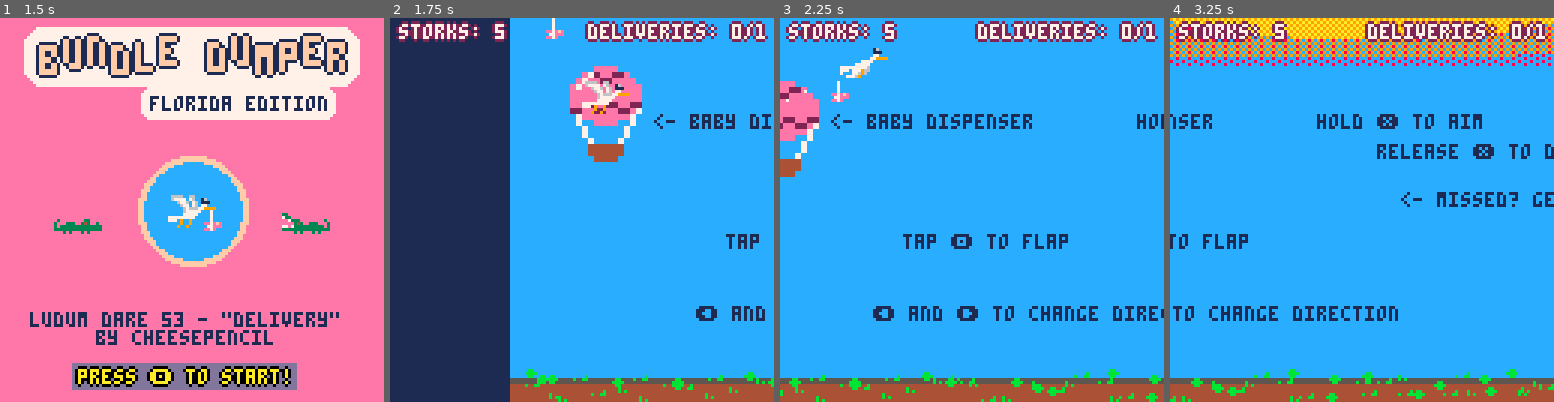
Above: before the commit, frames 1-4 (left to right).
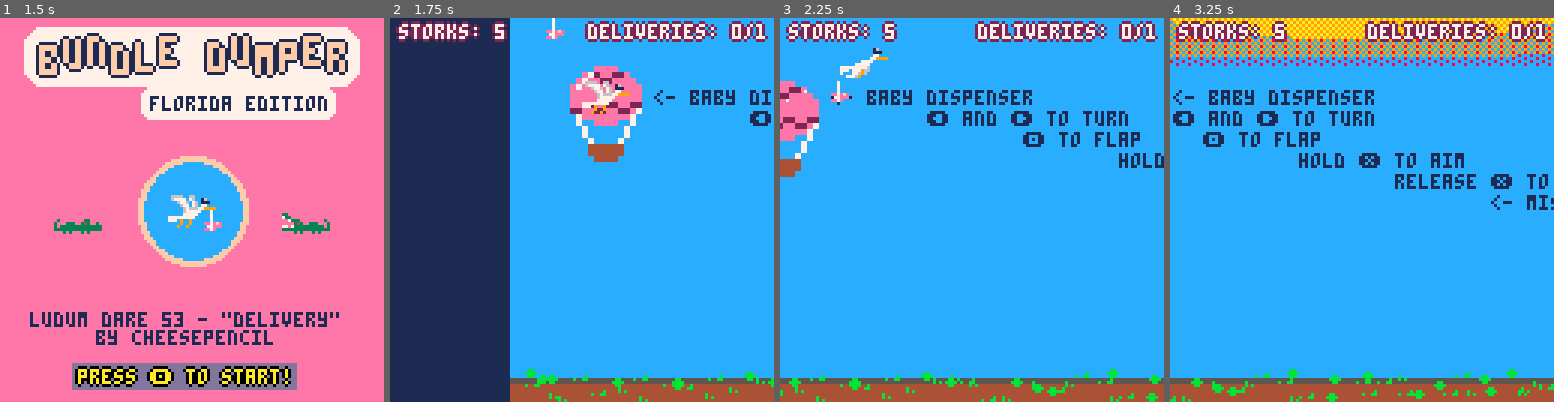
Above: after the commit, the same moments.

Repository: cheesepencil/ld53
Game: PICO-8 cartridge ld53.p8
Same seed, same stepped clock (60 frames per second), same inputs: the game is played once before the commit and once after it.
Inputs:
- Up to frame 1 (1.5 s): tap X (X key) at 0.33, 1.07 s; tap O (Z key) at 0.7 s
- Up to frame 2 (1.75 s): hold Right from 1.6 s (still down); tap O (Z key) at 1.7 s
- Up to frame 3 (2.25 s): tap X (X key) at 1.85 s; release Right at 2.1 s; tap O (Z key) at 2.1 s; hold Up from 2.15 s (still down)
- Up to frame 4 (3.25 s): release Up at 2.42 s; hold Right 2.47-3.03 s; tap O (Z key) at 2.5, 2.9 s; tap X (X key) at 2.97 s; hold Left from 3.08 s (still down)

Frame 1 is identical in both runs. In frame 2, 1.5% of the frame differs, in the area x 68-100%, y 18-79%; in frame 3, 4.8%; in frame 4, 6.8%, in the area x 0-100%, y 18-79%.

Commit message:
tutorial cleanup

Diff:
--- a/01_tutorial.lua
+++ b/01_tutorial.lua
@@ -25,5 +25,7 @@
         })
     }
 
+    scene.tutorial = make_tutorial_text(scene.cam)
+
     return scene
 end
--- a/ld53.p8
+++ b/ld53.p8
@@ -1,6 +1,7 @@
 pico-8 cartridge // http://www.pico-8.com
 version 41
 __lua__
+#include tutorial_text.lua
 #include puff.lua
 #include redhat.lua
 #include sun.lua
@@ -43,21 +44,21 @@
 0000000000000000000000000000000000000b0000bbbb0033333333333333330747474744999470000004444440000050000000000000000000001101100000
 000000000000000000000000000000000b00bb00000bb0000003030003030000074747474499947000000044440000005000000000000000000000ff0ff00000
 00000000000000000000000000000000000000000000000000000000000000000000000000000000000000000000000000000000000000000000000000000000
-00000000000000000000000000000000000000000000000000000000000000000000000000000000000000000000000000000000000000000000000000000000
-00000000000000000000000000000000000000000000000000000000000000000000000000000000000000000000000000000000000000000000000000000000
-00000000000000000000000000000000000000000000000000000000000000000000000000000000000000000000000000000000000000000000000000000000
-00000000000000000000000000000000000000000000000000000000000000000000000000000000000000000000000000000000000000000000000000000000
-00000000000000000000000000000000000000000000000000000000000000000000000000000000000000000000000000000000000000000000000000000000
-00000000000000000000000000000000000000000000000000000000000000000000000000000000000000000000000000000000000000000000000000000000
-00000000000000000000000000000000000000000000000000000000000000000000000000000000000000000000000000000000000000000000000000000000
-00000000000000000000000000000000000000000000000000000000000000000000000000000000000000000000000000000000000000000000000000000000
-00000000000000000000000000000000000000000000000000000000000000000000000000000000000000000000000000000000000000000000000000000000
-00000000000000000000000000000000000000000000000000000000000000000000000000000000000000000000000000000000000000000000000000000000
-00000000000000000000000000000000000000000000000000000000000000000000000000000000000000000000000000000000000000000000000000000000
-00000000000000000000000000000000000000000000000000000000000000000000000000000000000000000000000000000000000000000000000000000000
-00000000000000000000000000000000000000000000000000000000000000000000000000000000000000000000000000000000000000000000000000000000
-00000000000000000000000000000000000000000000000000000000000000000000000000000000000000000000000000000000000000000000000000000000
-00000000000000000000000000000000000000000000000000000000000000000000000000000000000000000000000000000000000000000000000000000000
+000bb333333b00000000000000000000000000000000000000000000000000000000000000000000000000000000000000000000000000000000000000000000
+000000bb3333bb300000000000000000000000000000000000000000000000000000000000000000000000000000000000000000000000000000000000000000
+0000bb33434333000000000000000000000000000000000000000000000000000000000000000000000000000000000000000000000000000000000000000000
+000b3300440003330000000000000000000000000000000000000000000000000000000000000000000000000000000000000000000000000000000000000000
+0bb00000940000000000000000000000000000000000000000000000000000000000000000000000000000000000000000000000000000000000000000000000
+00000000940000000000000000000000000000000000000000000000000000000000000000000000000000000000000000000000000000000000000000000000
+00000009400000000000000000000000000000000000000000000000000000000000000000000000000000000000000000000000000000000000000000000000
+00000009400000000000000000000000000000000000000000000000000000000000000000000000000000000000000000000000000000000000000000000000
+00000094000000000000000000000000000000000000000000000000000000000000000000000000000000000000000000000000000000000000000000000000
+00000094000000000000000000000000000000000000000000000000000000000000000000000000000000000000000000000000000000000000000000000000
+00000094000000000000000000000000000000000000000000000000000000000000000000000000000000000000000000000000000000000000000000000000
+00000994000000000000000000000000000000000000000000000000000000000000000000000000000000000000000000000000000000000000000000000000
+00000994400000000000000000000000000000000000000000000000000000000000000000000000000000000000000000000000000000000000000000000000
+00009999440000000000000000000000000000000000000000000000000000000000000000000000000000000000000000000000000000000000000000000000
+00000044000000000000000000000000000000000000000000000000000000000000000000000000000000000000000000000000000000000000000000000000
 00000000000000000000000000000000000000000000000000000000000000000000000000000000000000000000000000000000000000000000000000000000
 00000000000000000000000000000000000000000000000000000000000000000000000000000000000000000000000000000000000000000000000000000000
 00000000000000000000000000000000000000000000000000000000000000000000000000000000000000000000000000000000000000000000000000000000
--- a/scene.lua
+++ b/scene.lua
@@ -194,15 +194,7 @@
     scene.world:draw()
 
     if scene.tutorial then
-        print("<- baby dispenser", 32 + 16, 32, 1)
-        print("tap 🅾️ to flap", 72, 72, 1)
-        print("⬅️ and ➡️ to change direction", 72 - 10, 72 + 24, 1)
-        print("hold ❎ to aim", 150, 32, 1)
-        print("release ❎ to deliver...", 170, 42, 1)
-        print("<- missed? get more babies", 178, 58, 1)
-        print("avoid drones", 128 * 3 - 72 - 24, 64, 1)
-        print("and other hazards", 128 * 3 - 72 - 24, 72, 1)
-        print("deliver baby here ->", 128 * 3 - 100 - 10, 110)
+        scene.tutorial:draw(scene.cam)
     end
 
     scene.balloon:draw()
--- /dev/null
+++ b/tutorial_text.lua
@@ -0,0 +1,38 @@
+function _tutorial_update(tutorial)
+    printh()
+end
+
+function _tutorial_text(text, min_x, y, cam)
+    local x = cam.x + 1 > min_x and cam.x + 1 or min_x
+    print(text, x, y, 1)
+end
+
+function _tutorial_draw(tutorial, cam)
+    _tutorial_text("<- baby dispenser", 48, 24, cam)
+
+    local tut_count = 0
+    local tuts = {
+        "⬅️ and ➡️ to turn",
+        "🅾️ to flap",
+        "hold ❎ to aim",
+        "release ❎ to deliver...",
+        "<- missed? get more babies"
+    }
+    for tut in all(tuts) do
+        _tutorial_text(tut, 80 + (tut_count * 32), 31 + (tut_count * 7), cam)
+        tut_count += 1
+    end
+
+    print("avoid drones", 128 * 3 - 72 - 24, 72, 1)
+    print("and other hazards", 128 * 3 - 72 - 24, 79, 1)
+    print("deliver baby here ->", 128 * 3 - 100 - 10, 110)
+end
+
+function make_tutorial_text()
+    local tutorial = {}
+
+    tutorial.draw = _tutorial_draw
+    tutorial.update = _tutorial_update
+
+    return tutorial
+end
